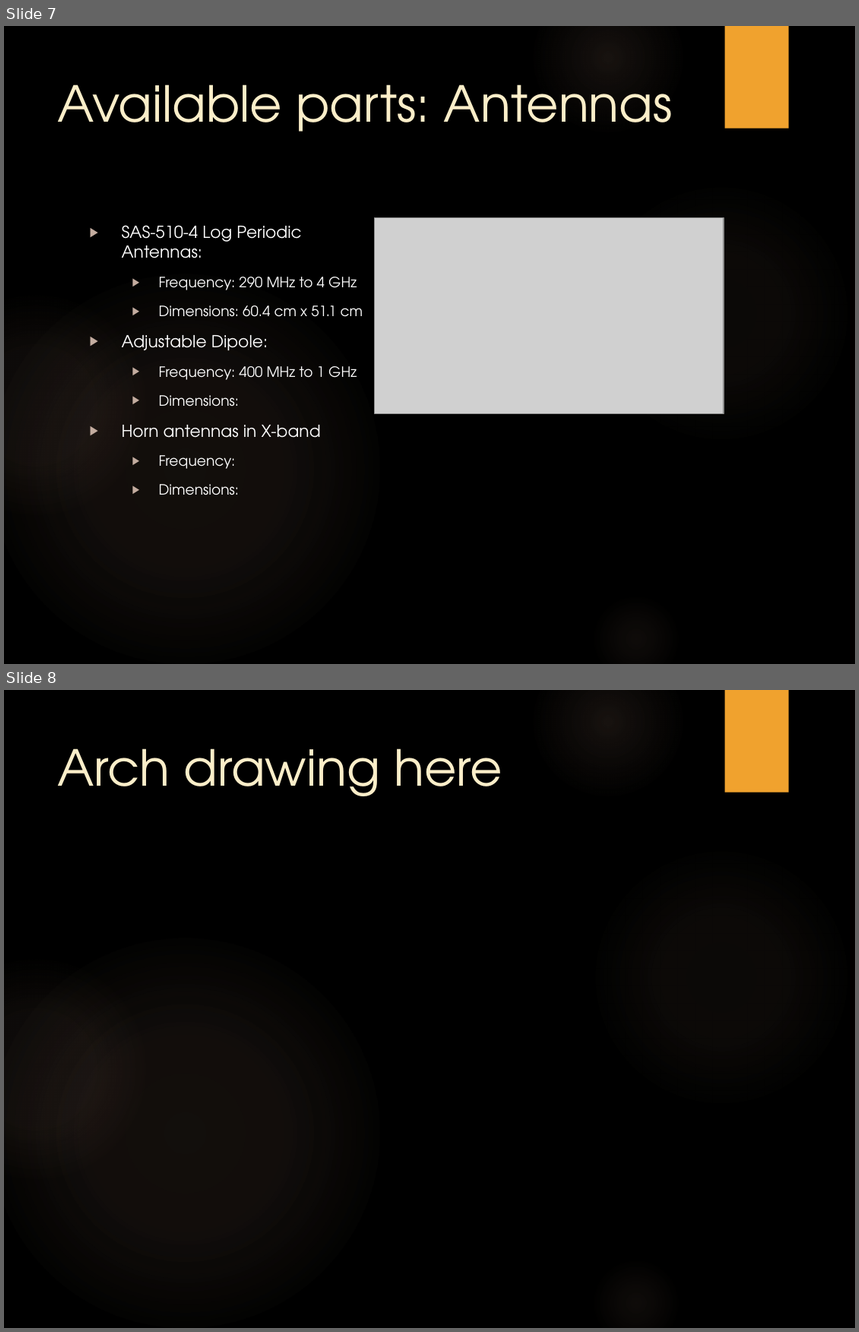
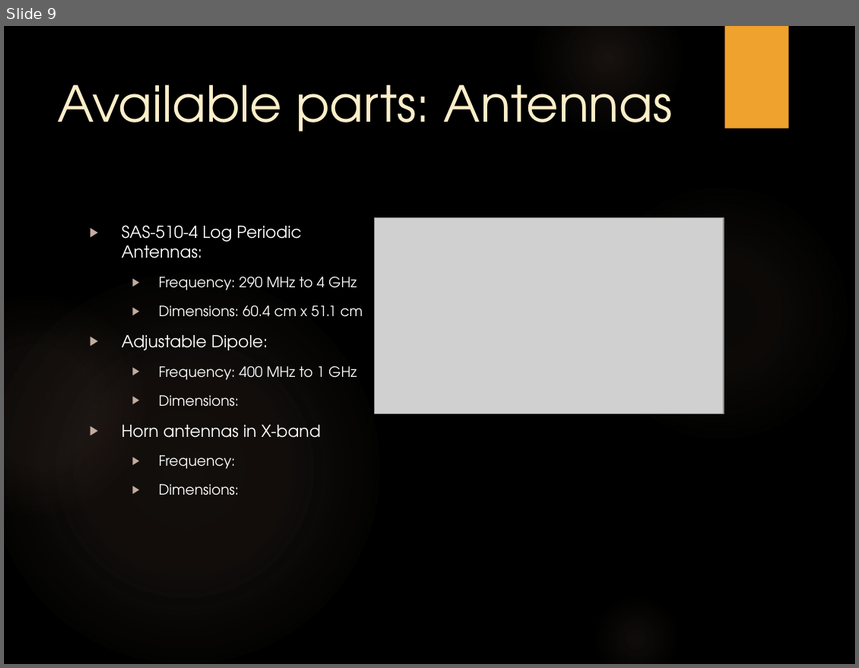
Before and after one commit to trankhiemha/ECE412-413-Capstone-Project-N3, a slide deck: Capstone project proposal presentation.pptx. Shown one above the other, each under a label of ours: slides 7 and 8 before the commit, slide 9 after it. The pictures are 859x1332 and 859x668 pixels, drawn with LibreOffice and Linux fonts; fonts in the diff are those of the drawing; grey boxes stand for pictures; background and template pictures are left out. Boxes give left, top, right and bottom in pixels: in the first picture for what was removed or moved away, otherwise in the second. Text is boxed around its words. In the diff, an @@ line names an element or a change of style, - is before the commit and + after.

```diff
--- a/Capstone project proposal presentation.pptx
+++ b/Capstone project proposal presentation.pptx
@@ slide 8 removed at [4,690,855,1328], background picture (left out); not listed: 6 template elements that a slide beside it also shows @@
@@ title removed at [58,749,503,796] @@
-Arch drawing here
@@ what was slide 7 is now slide 9 @@
```
Also in this commit, not shown: 2 slides changed, 1 slide added.
